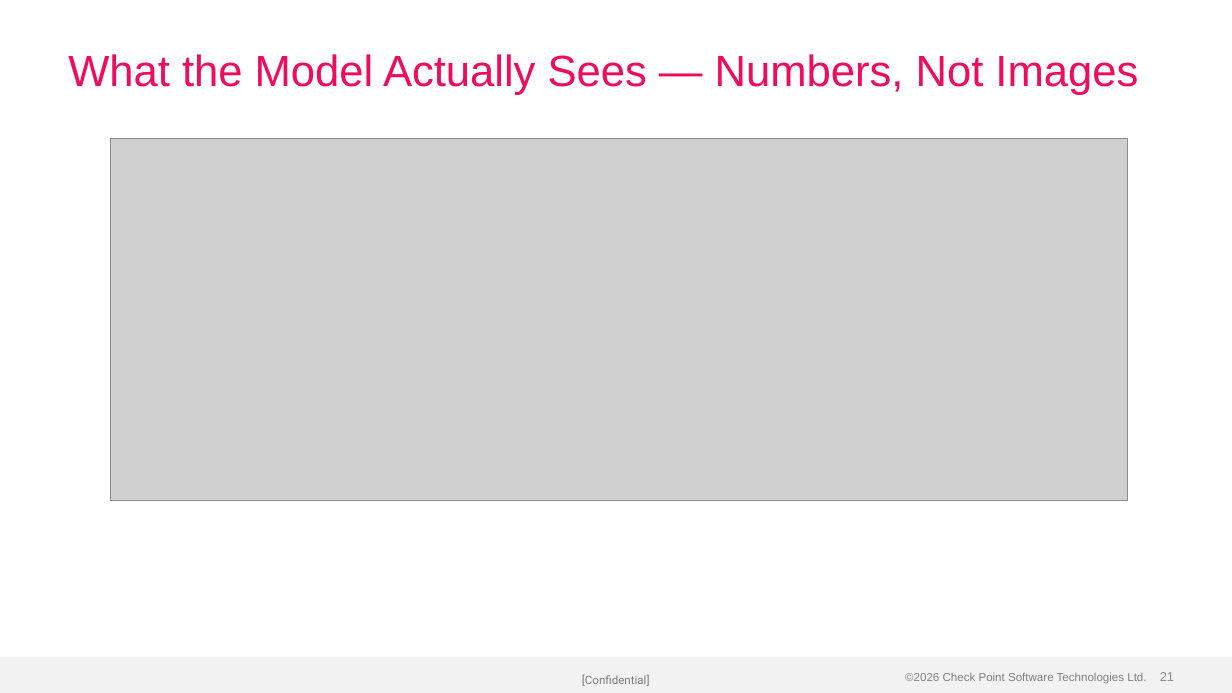
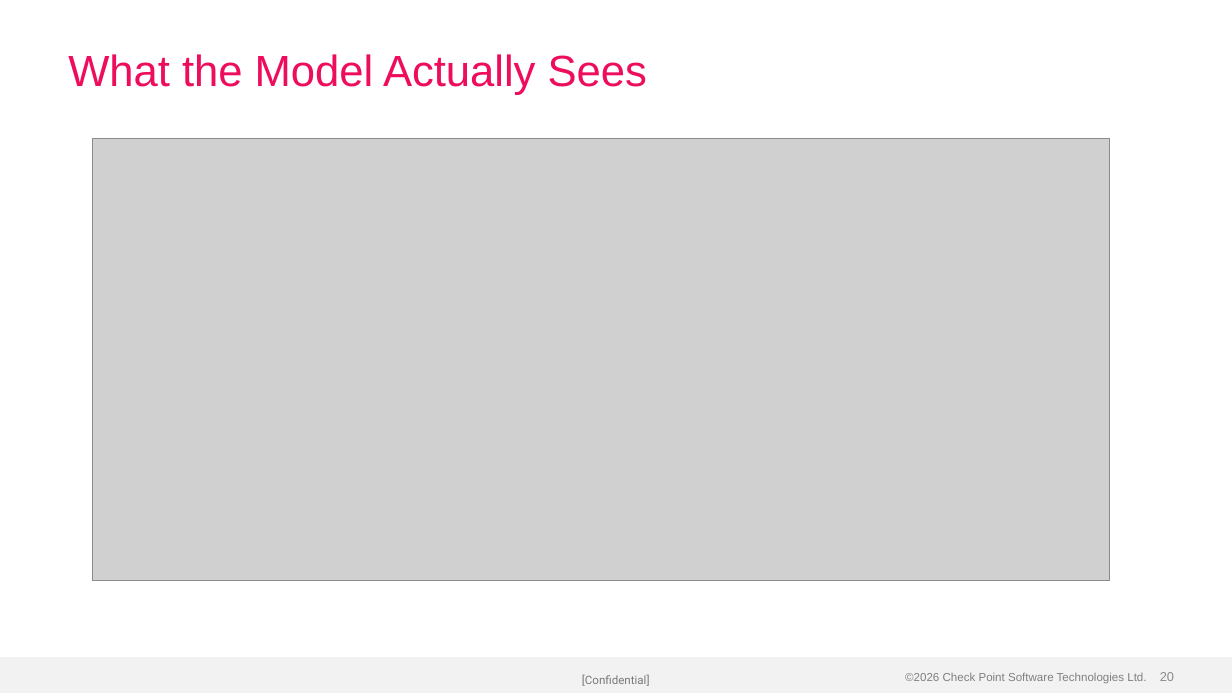
Before and after one commit to alshawwaf/ai-basic-training, a slide deck: slide 20 of stage1_classic_ml/01_what_is_ml/Lecture-1-What-is-ML.pptx (slide 21 before the commit). Drawn at 1232x693 pixels with LibreOffice and Linux fonts; fonts in the diff are those of the drawing; grey boxes stand for pictures; background and template pictures are left out. Boxes give left, top, right and bottom in pixels: in the first picture for what was removed or moved away, otherwise in the second. Text is boxed around its words. In the diff, an @@ line names an element or a change of style, - is before the commit and + after.

Commit message:
Rebuild Lecture 1 with cleaner structure and professional visuals
Reorganised from 9 fragmented sections (32 slides) to 6 focused
sections (28 slides) with a clear narrative arc. Improved image
quality with consistent colour palette, better layout variety,
and tighter content per slide.

```diff
--- a/stage1_classic_ml/01_what_is_ml/Lecture-1-What-is-ML.pptx
+++ b/stage1_classic_ml/01_what_is_ml/Lecture-1-What-is-ML.pptx
@@ title at (68,54,647,95): text changed @@
-What the Model Actually Sees — Numbers, Not Images
+What the Model Actually Sees
@@ picture: place and size @@
-picture at (111,139,1128,501)
+picture at (92,139,1109,581)
@@ page number at (1160,672,1174,681): text changed @@
-21
+20
```
Also in this commit, not shown: 20 other slides changed, 4 slides added, 8 slides removed.
